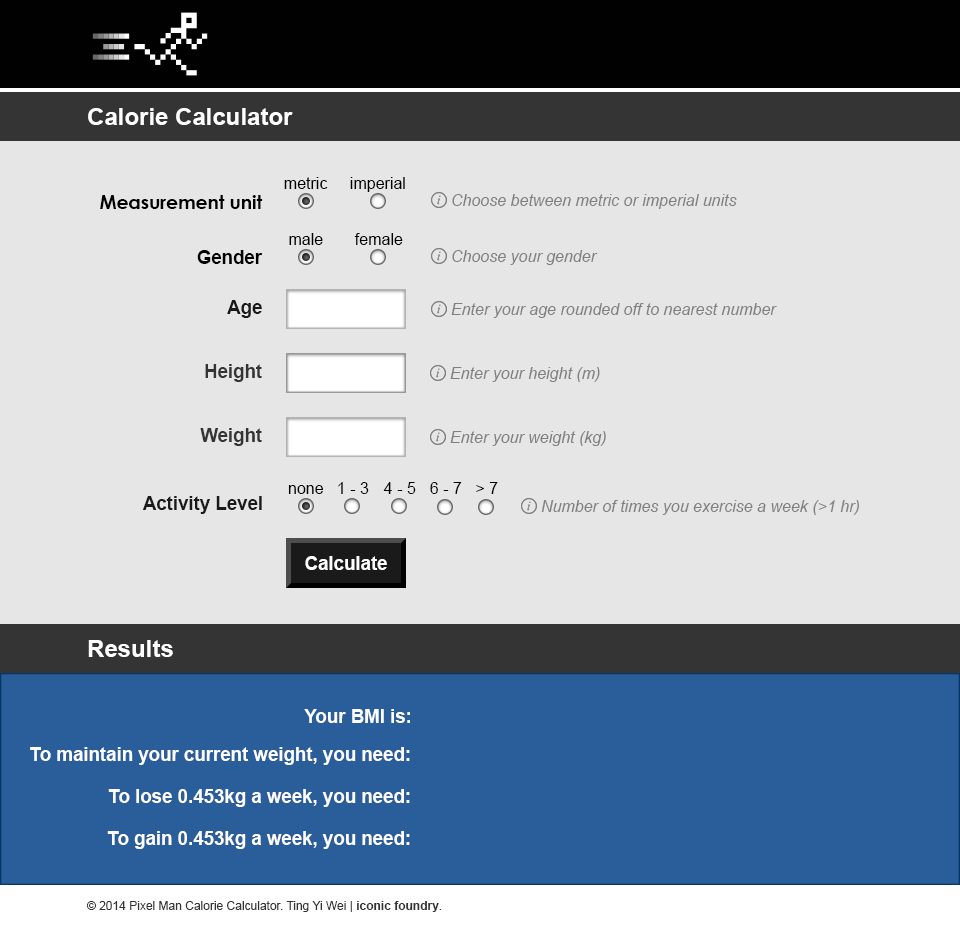
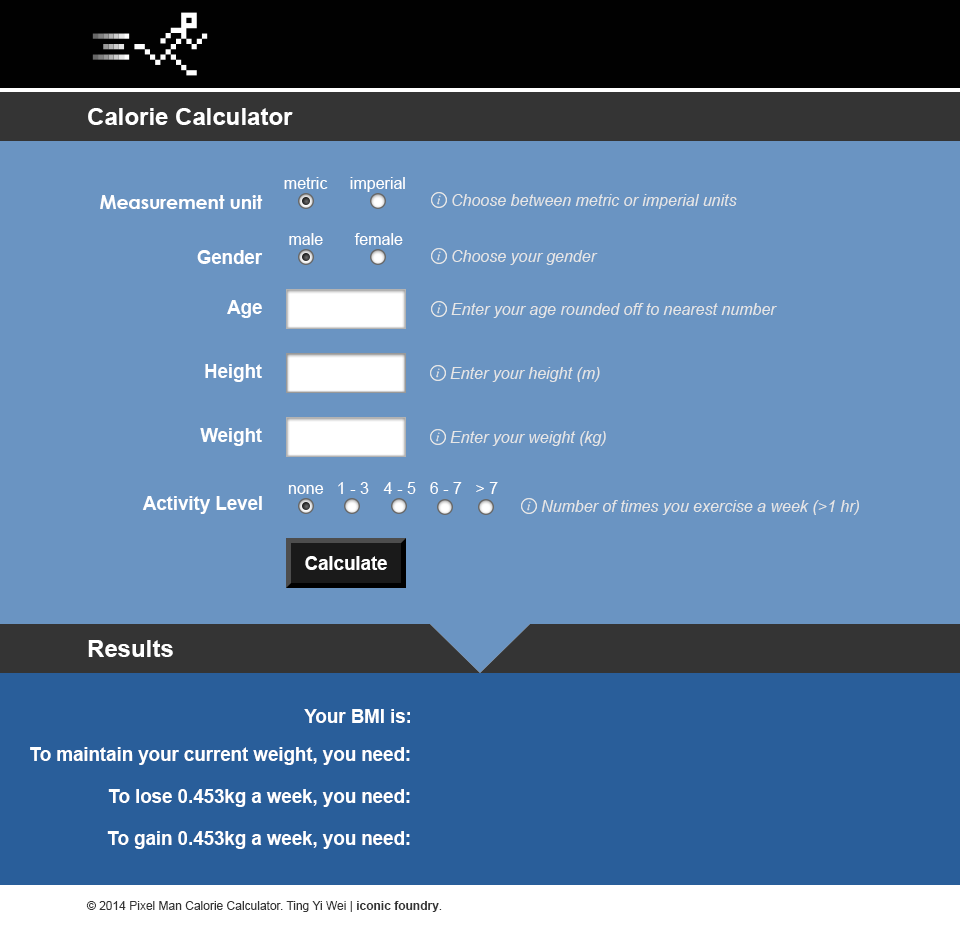
Layered file, before and after one edit (960 x 944). Changes by layer:
painted on "background" (1st of 5, in "content" › "results" › "title") over left=430, top=624, right=530, bottom=673
painted on "resultStatus" over left=0, top=673, right=960, bottom=885
painted on "Number of times you exercise a week (>1 hr)" over left=541, top=500, right=859, bottom=515
painted on "> 7" over left=476, top=482, right=498, bottom=494
painted on "6 - 7" over left=430, top=482, right=462, bottom=494
painted on "4 - 5" over left=383, top=482, right=416, bottom=494
painted on "1 - 3" over left=338, top=482, right=369, bottom=494
painted on "none" over left=288, top=485, right=324, bottom=494
painted on "Activity Level" over left=142, top=496, right=262, bottom=514
painted on "Enter your weight (kg)" over left=450, top=431, right=606, bottom=446
painted on "Weight" over left=200, top=428, right=262, bottom=446
painted on "Enter your height (m)" over left=450, top=367, right=600, bottom=382
painted on "Height" over left=205, top=364, right=262, bottom=382
painted on "Enter your age rounded off to nearest number" over left=451, top=303, right=777, bottom=318
painted on "Age" over left=227, top=300, right=262, bottom=318
painted on "Choose your gender" over left=452, top=250, right=598, bottom=265
painted on "female" over left=354, top=233, right=403, bottom=245
painted on "male" over left=289, top=233, right=323, bottom=245
painted on "Gender" over left=197, top=250, right=263, bottom=264
painted on "Choose between metric or imperial units" over left=452, top=194, right=737, bottom=209
painted on "imperial" over left=350, top=177, right=405, bottom=192
painted on "metric" over left=284, top=177, right=328, bottom=189
painted on "Measurement unit" over left=100, top=195, right=263, bottom=209
painted on "background" (2nd of 5, in "content" › "inputs") over left=0, top=141, right=960, bottom=673
…and 6 more changes (6 painted)
